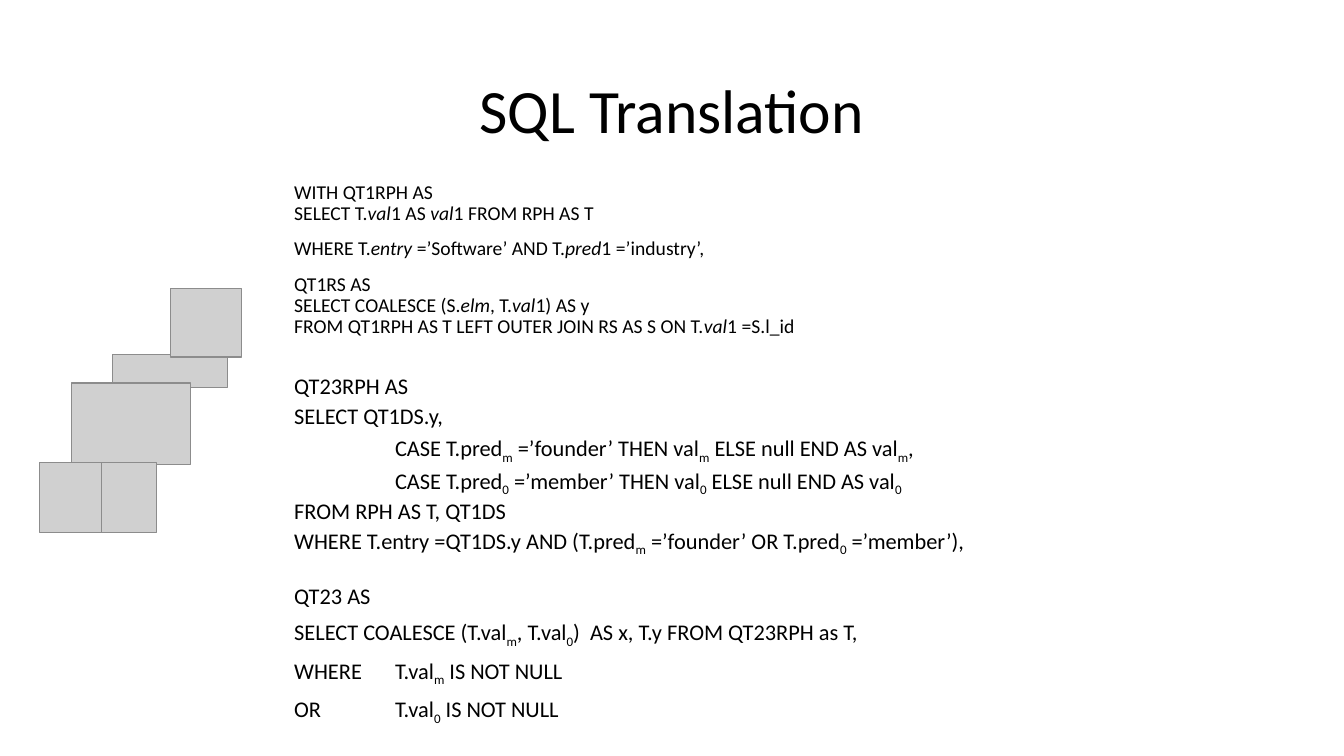
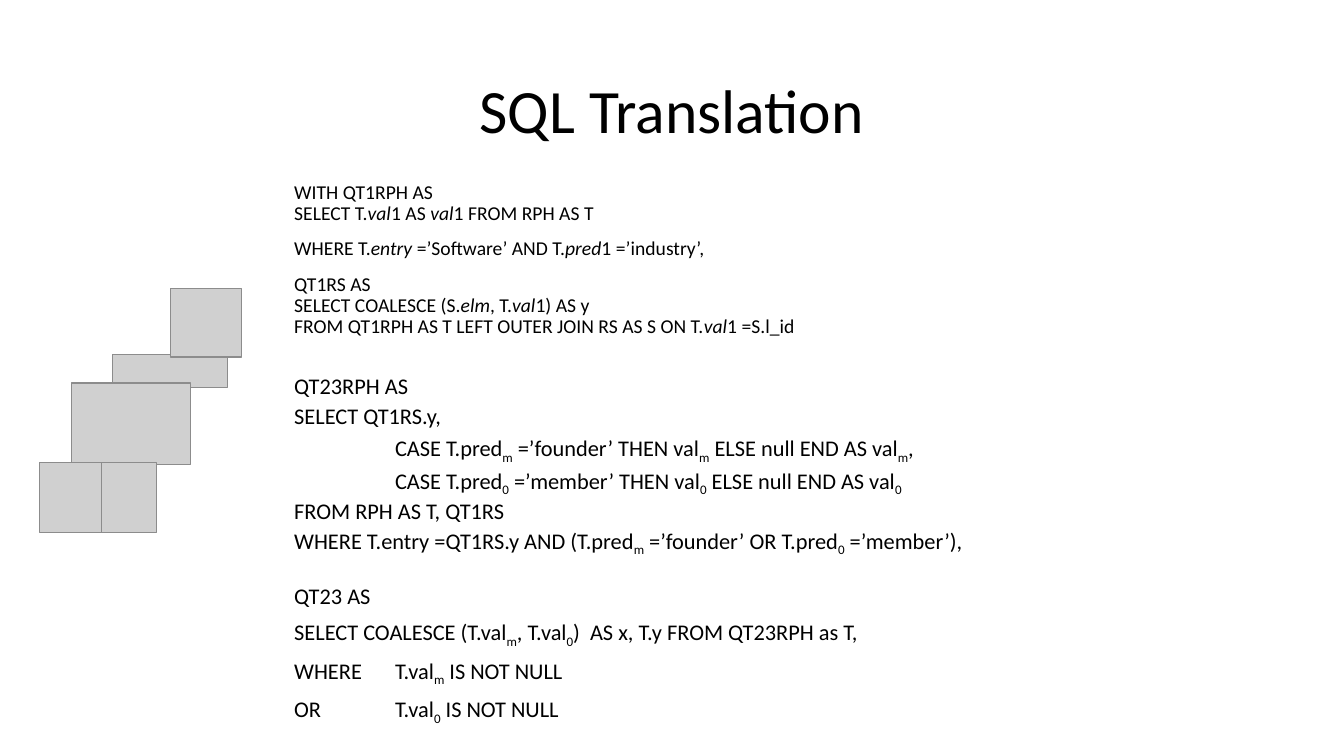
Before and after one commit to SImrul/LSDM-Project, a slide deck: slide 39 of lsdm presentation/lsdm presentation.pptx (slide 37 before the commit). Drawn at 1344x756 pixels with LibreOffice and Linux fonts; fonts in the diff are those of the drawing; grey boxes stand for pictures; background and template pictures are left out. Boxes give left, top, right and bottom in pixels: in the first picture for what was removed or moved away, otherwise in the second. Text is boxed around its words. In the diff, an @@ line names an element or a change of style, - is before the commit and + after.

Commit message:
Update slides

```diff
--- a/lsdm presentation/lsdm presentation.pptx
+++ b/lsdm presentation/lsdm presentation.pptx
@@ text at (x1=294, y1=409, x2=441, y2=428): text changed @@
-SELECT QT1DS.y,
+SELECT QT1RS.y,
@@ text at (x1=294, y1=504, x2=962, y2=553): text changed @@
-FROM RPH AS T, QT1DS
-WHERE T.entry =QT1DS.y AND (T.predm =’founder’ OR T.pred0 =’member’),
+FROM RPH AS T, QT1RS
+WHERE T.entry =QT1RS.y AND (T.predm =’founder’ OR T.pred0 =’member’),
```
Also in this commit, not shown: 1 other slide changed, 2 slides added.
